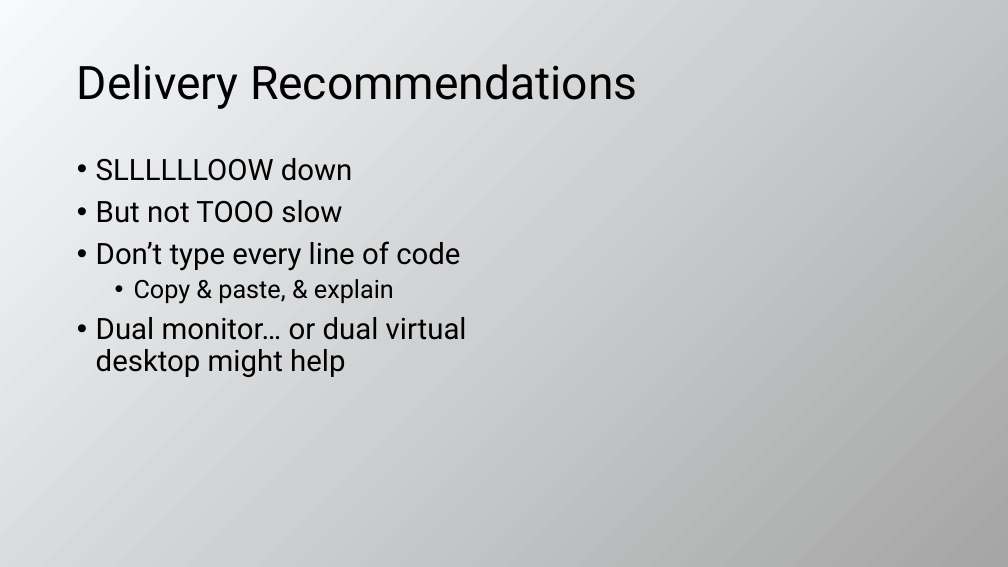
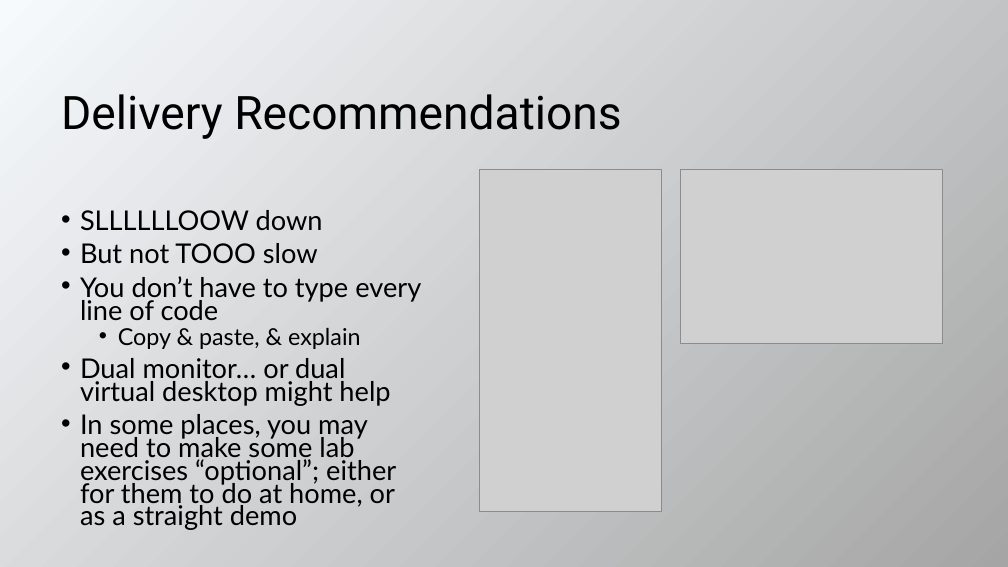
Before and after one commit to evangelism/WinDevWorkshop, a slide deck: slide 6 of 10.08.15.Train the Trainer.pptx (slide 5 before the commit). Drawn at 1008x567 pixels with LibreOffice and Linux fonts; fonts in the diff are those of the drawing; grey boxes stand for pictures. Boxes give left, top, right and bottom in pixels: in the first picture for what was removed or moved away, otherwise in the second. Text is boxed around its words. In the diff, an @@ line names an element or a change of style, - is before the commit and + after.

```diff
--- a/10.08.15.Train the Trainer.pptx
+++ b/10.08.15.Train the Trainer.pptx
@@ title "Delivery Recommendations": place and size @@
-title "Delivery Recommendations" at box(77, 64, 637, 109)
+title "Delivery Recommendations" at box(61, 94, 621, 139)
@@ picture added at box(479, 169, 662, 511) @@
@@ picture added at box(680, 169, 942, 344) @@
@@ text "SLLLLLLOOW down": place and size @@
-text "SLLLLLLOOW down" at box(96, 158, 467, 377)
+text "SLLLLLLOOW down" at box(80, 210, 421, 530)
@@ text at box(80, 210, 390, 406): size 28 to 25.9 pt in "SLLLLLLOOW down", "But not TOOO slow", "Dual monitor… or dual virtual desktop might ..."; font Roboto to Lato in "SLLLLLLOOW down", "But not TOOO slow", "Copy & paste, & explain", "Dual monitor… or dual virtual desktop might ..."; size 24 to 22.2 pt in "Copy & paste, & explain"; line spacing 0.9 to 0.7 @@
@@ text at box(80, 276, 421, 320): text changed; size 28 to 25.9 pt; font Roboto to Lato @@
-• Don’t type every line of code
+• You don’t have to type every line of code
@@ text at box(80, 414, 396, 530): paragraph added @@
+• In some places, you may need to make some lab exercises “optional”; either for them to do at home, or as a straight demo
```
Also in this commit, not shown: 5 other slides changed, 11 slides added, 8 slides removed, 1 other file.
